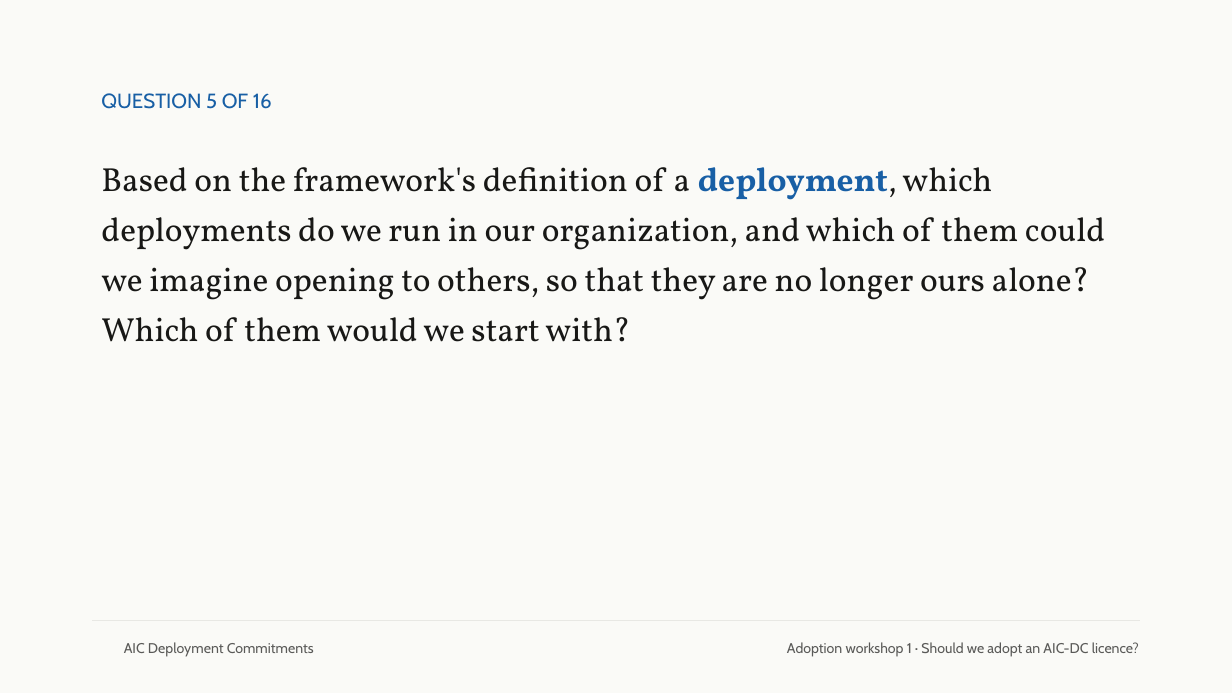
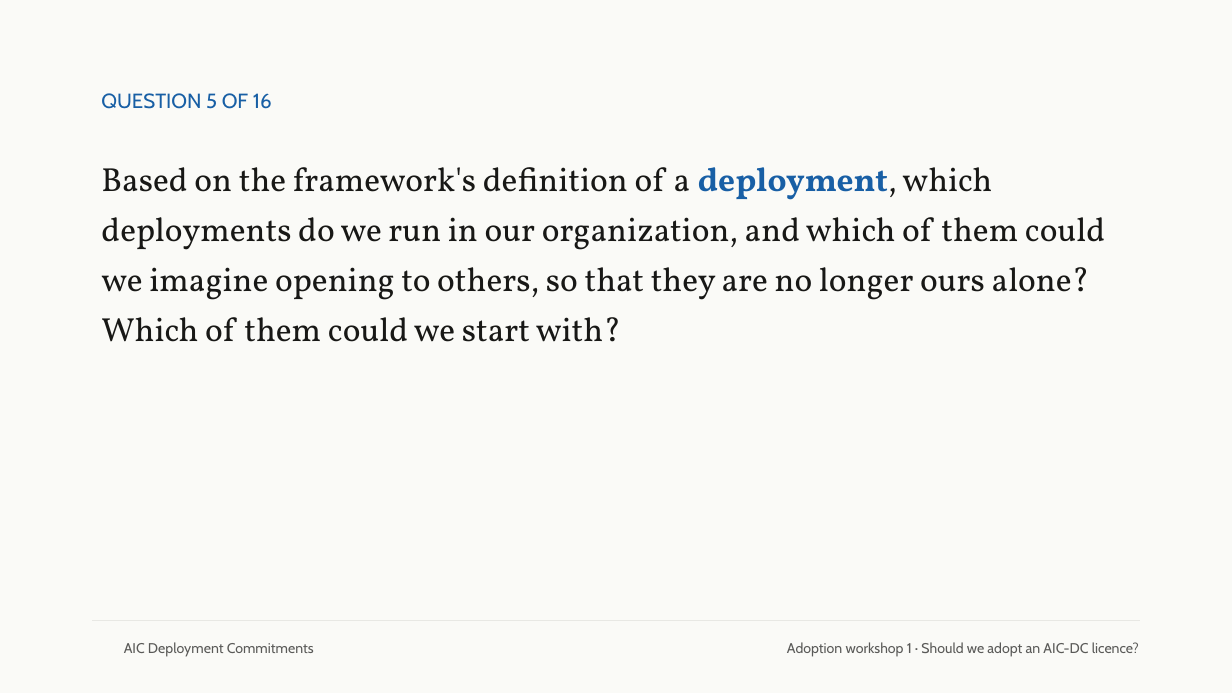
Before and after one commit to emlenartowicz/aic-dc-decks, a slide deck: slide 11 of chapter-5-1/chapter-5-1.pptx. Drawn at 1232x693 pixels with LibreOffice and Linux fonts; fonts in the diff are those of the drawing; background and template pictures are left out. Boxes give left, top, right and bottom in pixels: in the first picture for what was removed or moved away, otherwise in the second. Text is boxed around its words. In the diff, an @@ line names an element or a change of style, - is before the commit and + after.

```diff
--- a/chapter-5-1/chapter-5-1.pptx
+++ b/chapter-5-1/chapter-5-1.pptx
@@ text at (101,167,1105,342): text changed @@
-Based on the framework's definition of a deployment, which deployments do we run in our organization, and which of them could we imagine opening to others, so that they are no longer ours alone? Which of them would we start with?
+Based on the framework's definition of a deployment, which deployments do we run in our organization, and which of them could we imagine opening to others, so that they are no longer ours alone? Which of them could we start with?
```
Also in this commit, not shown: 6 other files.
